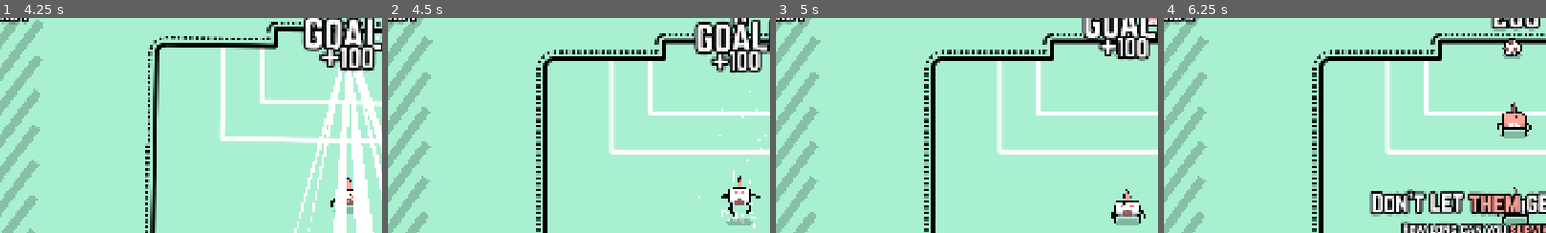
Above: before the commit, frames 1-4 (left to right).
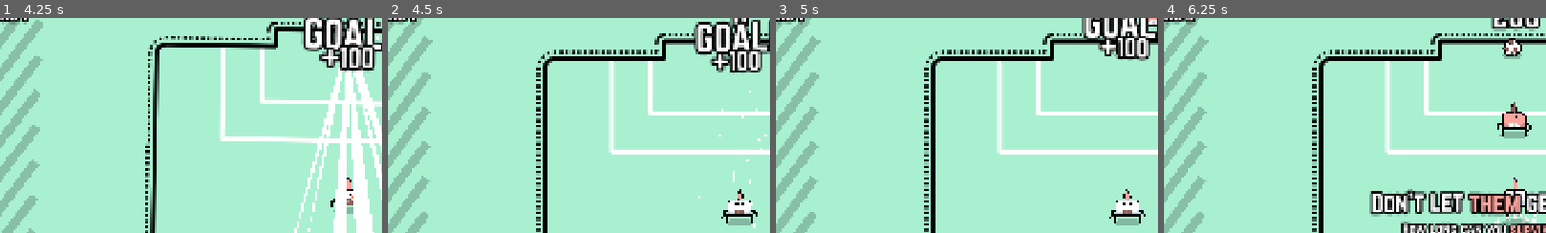
Above: after the commit, the same moments.

Repository: lutfikeskin/Footsypool
Game: Godot game, scene res://Scenes/main.tscn
Same seed, same stepped clock (60 frames per second), same inputs: the game is played once before the commit and once after it. Sound files missing from this copy of the repository are replaced by a short silence.
Inputs (mouse positions are % of the whole screen's width and height, from its top left):
- Up to frame 1 (4.25 s): click "PLAY" at 0.5 s; click "PLAY" at 1.25 s; click "Try again?" at 2 s; click "Try again?" at 2.75 s; click "Try again?" at 3.5 s
- Up to frame 2 (4.5 s): click (97, 95) at 4.25 s
- Up to frame 3 (5 s): no input
- Up to frame 4 (6.25 s): click (80, 95) at 5 s; click (97, 95) at 5.75 s
The pictures show only the part of the screen within x 4-54%, y 10-60%; the shares and areas given below are measured in that part.

Frame 1 is identical in both runs. In frame 2, 1.1% of the frame differs, in the area x 87-98%, y 73-96%; in frame 3, 0.2%; in frame 4, 0.5%.

Commit message:
Fix goal async race and enemy spawn clearance from ball
- Await next_level after scoring so hop runs on a valid scorer
- Guard empty get_closest and pass_ball when no target
- Spawn enemies with min distance from ball (export + spot fallback)

Made-with: Cursor

Diff:
--- a/Scripts/ball.gd
+++ b/Scripts/ball.gd
@@ -83,9 +83,11 @@
             main.burst.global_position = global_position
             main.burst.play()
             main.cam.shake(20, 0.4)
-            main.next_level()
+            var scorer: Dude = kicker.current
+            await main.next_level()
             await get_tree().create_timer(0.3).timeout
-            kicker.current.hop()
+            if is_instance_valid(scorer):
+                scorer.hop()
             return
         if can_continue():
             main.pop_multi(pos)
--- a/Scripts/kicker.gd
+++ b/Scripts/kicker.gd
@@ -101,6 +101,11 @@
 
 
     current = main.get_closest(ball.global_position, include_enemies)
+    if not current:
+        main.bad("NO TARGET!", ball.global_position)
+        main.reset_multi()
+        main.failed()
+        return
     current.toggle_collision(false)
     get_tree().create_tween().tween_property(ball, "position", current.global_position, 0.3).set_trans(Tween.TRANS_BOUNCE)
     current.looker.ignore_target = true
--- a/Scripts/main.gd
+++ b/Scripts/main.gd
@@ -70,6 +70,7 @@
 
 @export var boss_unlock_level: int = 10
 @export var boss_duration_rounds: int = 5
+@export var enemy_spawn_min_ball_dist: float = 115.0
 var current_boss: BossType = BossType.NONE
 var boss_rounds_left: int = 0
 var _boss_fog_active: = false
@@ -148,6 +149,8 @@
 
 func get_closest(pos: Vector2, include_enemies: bool) -> Dude:
     var sorted: = dudes.filter( func(d: Dude): return d.player or include_enemies).duplicate()
+    if sorted.is_empty():
+        return null
     sorted.sort_custom( func(a: Dude, b: Dude): return pos.distance_to(a.global_position) < pos.distance_to(b.global_position))
     return sorted.front()
 
@@ -311,11 +314,24 @@
         var as_mobile: = is_boss_round(BossType.MOBILE) and amt == 0
         var as_sniper: = is_boss_round(BossType.SNIPER) and is_last
         if spots.size() > 0:
-            var spot: = spots.pick_random() as Vector2
+            var spot: Vector2
+            var spot_idx: = -1
+            for _pick in 14:
+                var i: = randi_range(0, spots.size() - 1)
+                var cand: Vector2 = spots[i] as Vector2
+                if cand.distance_to(ball.global_position) >= enemy_spawn_min_ball_dist:
+                    spot = cand
+                    spot_idx = i
+                    break
+            if spot_idx < 0:
+                spot = pick_enemy_spawn_with_clearance(get_start_pos())
+                if not spots.is_empty():
+                    spots.remove_at(randi_range(0, spots.size() - 1))
+            else:
+                spots.remove_at(spot_idx)
             add_dude(false, spot, is_elite_round() and is_last, as_mobile, as_sniper)
-            spots.remove_at(spots.find(spot))
         else:
-            add_dude(false, get_start_pos() + Vector2(randf_range(-260, 260), randf_range(-140, 140)), is_elite_round() and is_last, as_mobile, as_sniper)
+            add_dude(false, pick_enemy_spawn_with_clearance(get_start_pos()), is_elite_round() and is_last, as_mobile, as_sniper)
     add_dude(true, get_start_pos())
     await dudes.back().moved
     reposition_mobile_boss_if_needed()
@@ -350,6 +366,23 @@
 
 func get_start_pos() -> Vector2:
     return global_position + Vector2.UP * 50
+
+func pick_enemy_spawn_with_clearance(fallback_center: Vector2) -> Vector2:
+    var ball_pos: Vector2 = ball.global_position
+    for _attempt in 40:
+        var candidate: Vector2 = fallback_center + Vector2(randf_range(-260, 260), randf_range(-140, 140))
+        if not kicker.is_inside(candidate):
+            continue
+        if candidate.distance_to(ball_pos) >= enemy_spawn_min_ball_dist:
+            return candidate
+    for relax in [90.0, 70.0, 50.0]:
+        for _attempt in 28:
+            var c2: Vector2 = fallback_center + Vector2(randf_range(-260, 260), randf_range(-140, 140))
+            if not kicker.is_inside(c2):
+                continue
+            if c2.distance_to(ball_pos) >= relax:
+                return c2
+    return fallback_center
 
 func pop_multi(pos: Vector2):
     multi += ball.bounces
